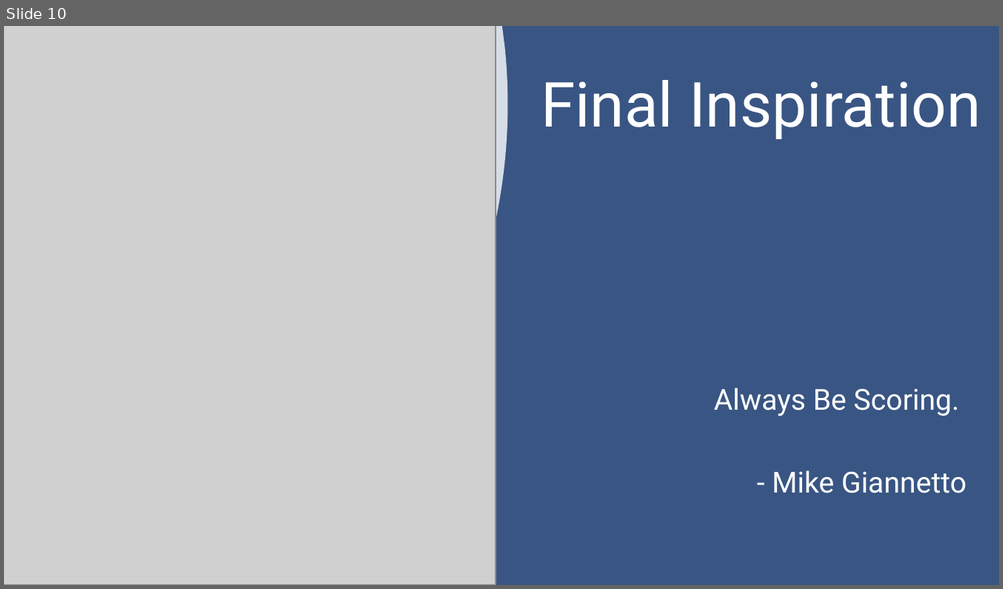
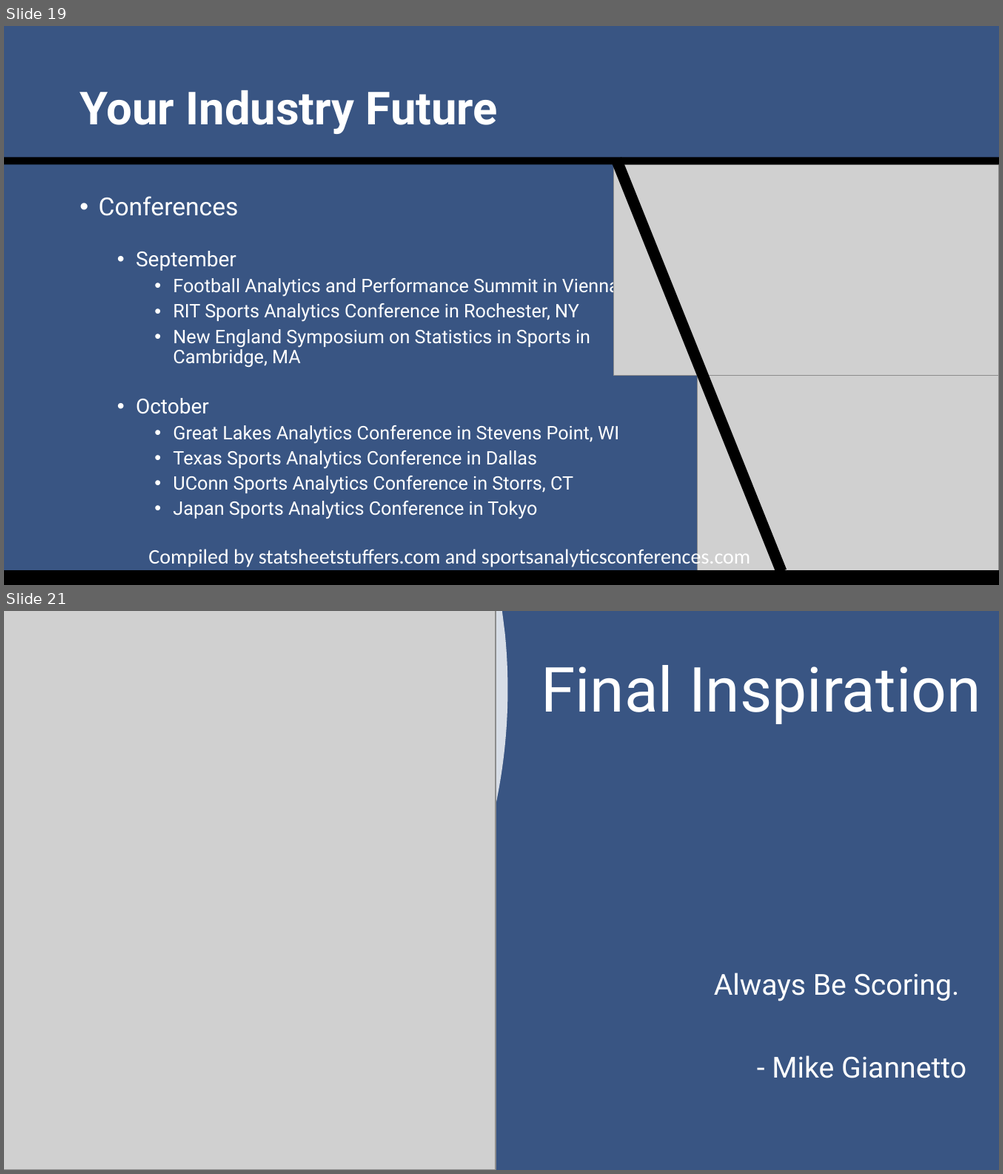
Before and after one commit to SuperMarioGiacomazzo/STOR390_WEBSITE, a slide deck: Slides/Sports Analytics 3/Sports_Analytics_3_Lecture.pptx. Shown one above the other, each under a label of ours: slide 10 before the commit, slides 19 and 21 after it; the slides between them are not shown. The pictures are 1003x589 and 1003x1174 pixels, drawn with LibreOffice and Linux fonts; fonts in the diff are those of the drawing; grey boxes stand for pictures. Boxes give left, top, right and bottom in pixels: in the first picture for what was removed or moved away, otherwise in the second. Text is boxed around its words. In the diff, an @@ line names an element or a change of style, - is before the commit and + after.

```diff
--- a/Slides/Sports Analytics 3/Sports_Analytics_3_Lecture.pptx
+++ b/Slides/Sports Analytics 3/Sports_Analytics_3_Lecture.pptx
@@ slide 19 added at (4,26,999,585), background #395583 @@
@@ title added at (79,90,498,134), 44 pt, text #FFFFFF, bold @@
+Your Industry Future
@@ rectangle added at (4,157,999,165), fill #000000 @@
@@ rectangle added at (611,157,786,574), fill #000000 @@
@@ picture added at (614,165,999,376) @@
@@ text added at (99,196,619,520), 18 pt, text #FFFFFF @@
+• Conferences
+  • September
+    • Football Analytics and Performance Summit in Vienna
+    • RIT Sports Analytics Conference in Rochester, NY
+    • New England Symposium on Statistics in Sports in Cambridge, MA
+  • October
+    • Great Lakes Analytics Conference in Stevens Point, WI
+    • Texas Sports Analytics Conference in Dallas
+    • UConn Sports Analytics Conference in Storrs, CT
+    • Japan Sports Analytics Conference in Tokyo
@@ picture added at (697,375,999,585) @@
@@ text added at (148,547,750,569), 20 pt, text #FFFFFF @@
+Compiled by statsheetstuffers.com and sportsanalyticsconferences.com
@@ rectangle added at (4,571,999,585), fill #000000 @@
@@ what was slide 10 is now slide 21 @@
```
Also in this commit, not shown: 5 slides changed, 13 other slides added, 3 slides removed, 3 other files.
